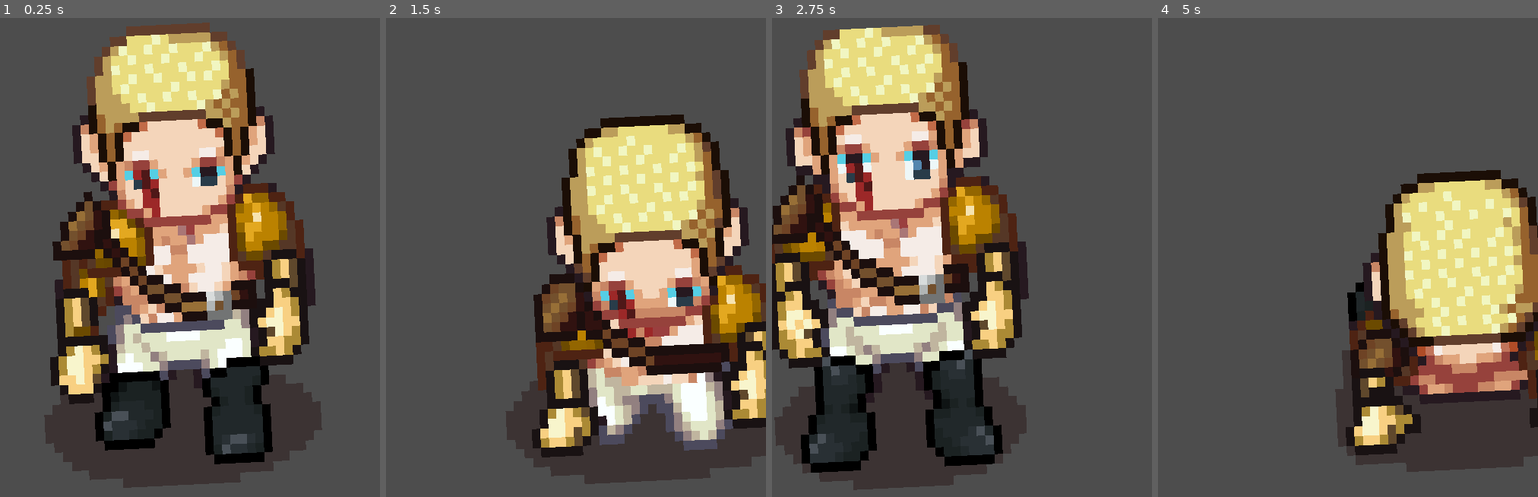
Above: before the commit, frames 1-4 (left to right).
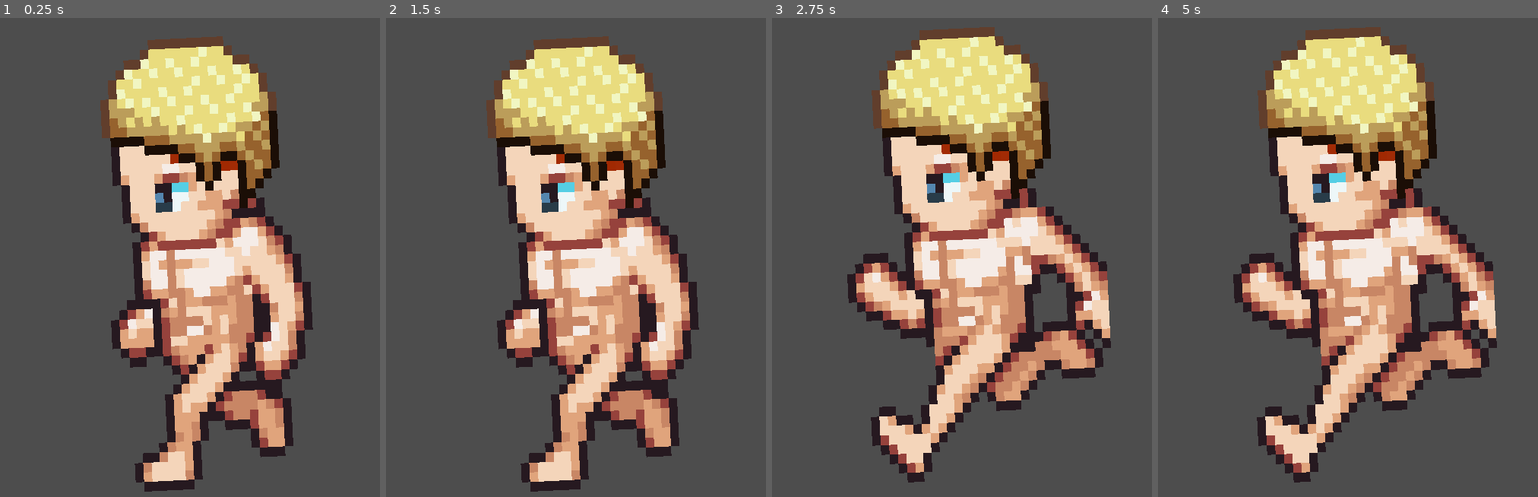
Above: after the commit, the same moments.

Repository: lxnbt/Olympic_Flame_JAM
Game: Godot game, scene res://main.tscn
Two runs of this game, one before a commit and one after it. Both use one fixed random seed, a clock stepped at 60 frames per second and the inputs below.
Inputs:
- Up to frame 1 (0.25 s): no input
- Up to frame 2 (1.5 s): tap Enter (ui_accept) at 0.5, 0.77 s; hold Right (ui_right) from 0.53 s (still down)
- Up to frame 3 (2.75 s): tap Enter (ui_accept) at 1.52 s; release Right (ui_right) at 2.03 s; hold Left (ui_left) from 2.03 s (still down)
- Up to frame 4 (5 s): release Left (ui_left) at 2.78 s; hold Right (ui_right) 2.78-4.28 s; tap Enter (ui_accept) at 3.02, 3.77, 4.52 s; hold Left (ui_left) from 4.28 s (still down)

The runs differ from the first frame. In frame 1, 48% of the frame differs, in the area x 11-85%, y 0-99%; in frame 2, 51%; in frame 3, 62%, in the area x 0-90%, y 1-99%; in frame 4, 52%.

Commit message:
add the main character mouvement

Diff:
--- a/src/scenes/main_character.gd
+++ b/src/scenes/main_character.gd
@@ -3,6 +3,8 @@
 
 const SPEED = 300.0
 const JUMP_VELOCITY = -400.0
+@onready var sprite_2d = $Sprite2D
+
 
 # Get the gravity from the project settings to be synced with RigidBody nodes.
 var gravity = ProjectSettings.get_setting("physics/2d/default_gravity")
@@ -12,6 +14,7 @@
 	# Add the gravity.
 	if not is_on_floor():
 		velocity.y += gravity * delta
+		sprite_2d.animation = "jump"
 
 	# Handle jump.
 	if Input.is_action_just_pressed("ui_accept") and is_on_floor():
@@ -26,3 +29,5 @@
 		velocity.x = move_toward(velocity.x, 0, SPEED)
 
 	move_and_slide()
+	var isLeft = velocity.x < 0
+	sprite_2d.flip_h = isLeft
--- a/src/scenes/main_character.tscn
+++ b/src/scenes/main_character.tscn
@@ -129,9 +129,8 @@
 rotation = -0.0491994
 scale = Vector2(11.0263, 12.6188)
 sprite_frames = SubResource("SpriteFrames_ymxkq")
-animation = &"fall"
-autoplay = "fall"
-frame_progress = 0.792479
+autoplay = "default"
+frame_progress = 0.493592
 offset = Vector2(21, 21)
 
 [node name="CollisionShape2D" type="CollisionShape2D" parent="."]
Binary file added: src/Download34798(15).png
Not shown, added: src/Download34798(15).png.import
Binary file added: src/Download34798(16).png
Not shown, added: src/Download34798(16).png.import
